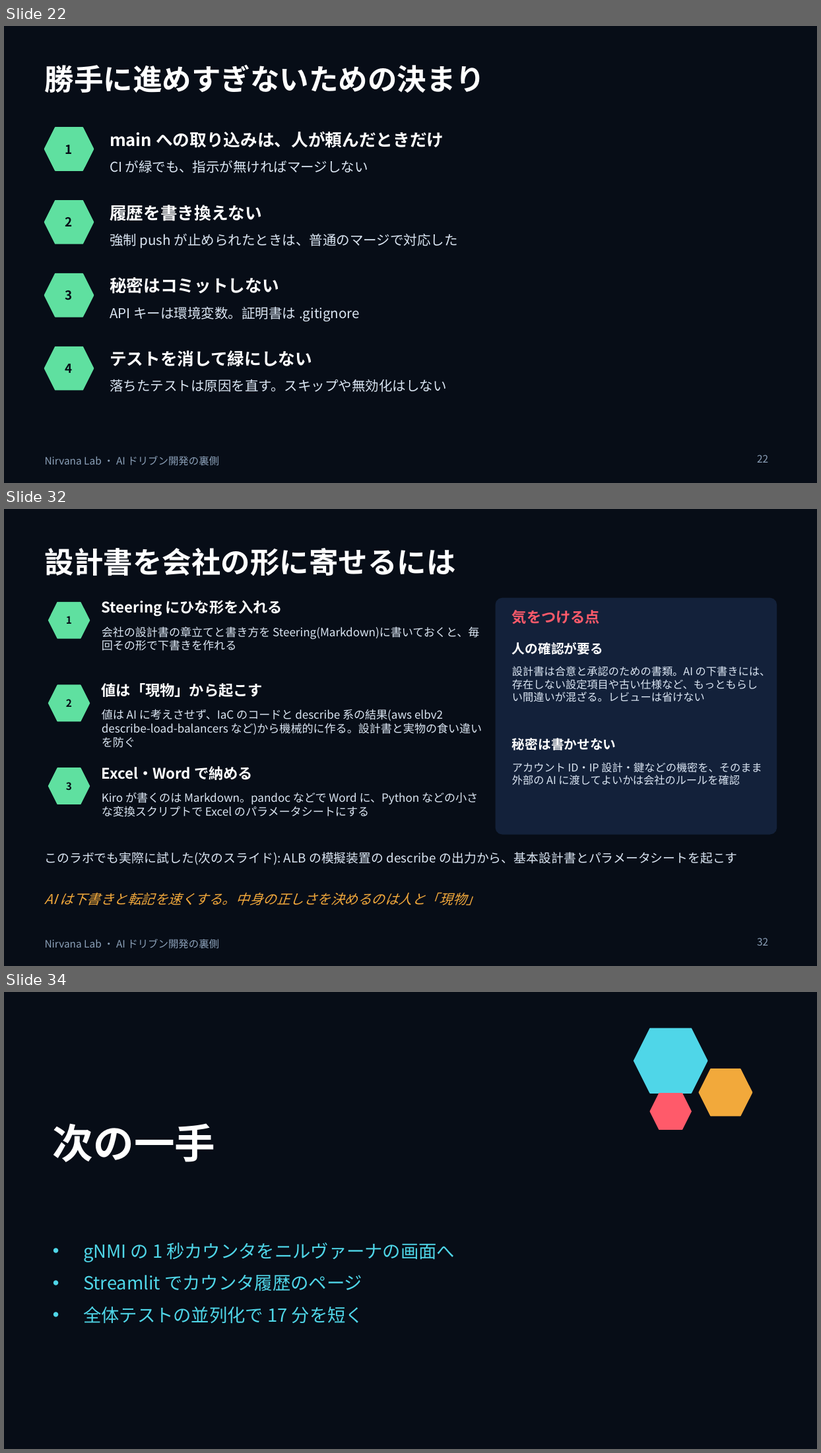
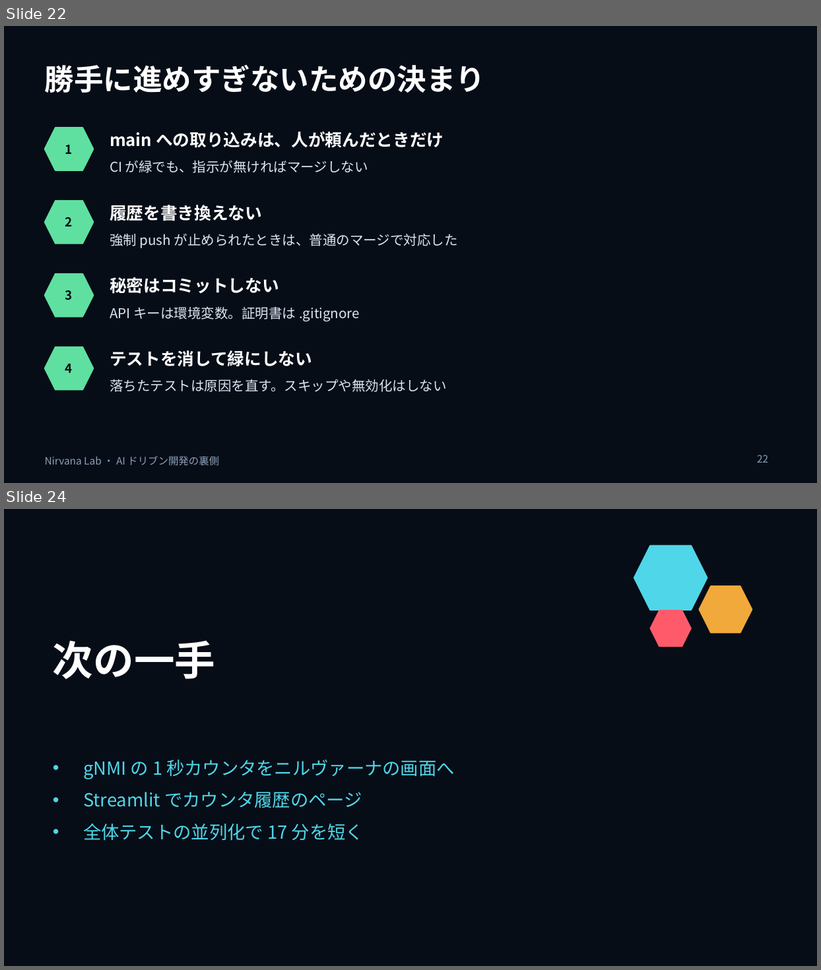
Before and after one commit to w-index-m/nirvana-lab, a slide deck: docs/ai-driven-dev-behind-the-scenes.pptx. Shown one above the other, each under a label of ours: slides 22, 32 and 34 before the commit, slides 22 and 24 after it; the slides between them are not shown. The pictures are 821x1453 and 821x970 pixels, drawn with LibreOffice and Linux fonts; fonts in the diff are those of the drawing. Boxes give left, top, right and bottom in pixels: in the first picture for what was removed or moved away, otherwise in the second. Text is boxed around its words. In the diff, an @@ line names an element or a change of style, - is before the commit and + after.

```diff
--- a/docs/ai-driven-dev-behind-the-scenes.pptx
+++ b/docs/ai-driven-dev-behind-the-scenes.pptx
@@ slide 32 removed at (4, 509, 817, 966), background #070D17; not listed: 1 template element that a slide beside it also shows @@
@@ title removed at (45, 548, 456, 576) @@
-設計書を会社の形に寄せるには
@@ hexagon removed at (49, 603, 89, 638) @@
@@ text removed at (102, 600, 283, 617) @@
-Steering にひな形を入れる
@@ rounded rectangle removed at (496, 599, 776, 834) @@
@@ text removed at (66, 616, 72, 624) @@
-1
@@ text removed at (102, 626, 479, 651) @@
-会社の設計書の章立てと書き方を Steering(Markdown)に書いておくと、毎回その形で下書きを作れる
@@ text removed at (512, 610, 600, 624) @@
-気をつける点
@@ text removed at (512, 642, 603, 655) @@
-人の確認が要る
@@ text removed at (512, 666, 771, 702) @@
-設計書は合意と承認のための書類。AI の下書きには、存在しない設定項目や古い仕様など、もっともらしい間違いが混ざる。レビューは省けない
@@ hexagon removed at (49, 685, 89, 722) @@
@@ text removed at (102, 683, 263, 697) @@
-値は「現物」から起こす
@@ text removed at (66, 699, 72, 707) @@
-2
@@ text removed at (102, 709, 482, 748) @@
-値は AI に考えさせず、IaC のコードと describe 系の結果(aws elbv2 describe-load-balancers など)から機械的に作る。設計書と実物の食い違いを防ぐ
@@ text removed at (512, 738, 616, 751) @@
-秘密は書かせない
@@ text removed at (512, 762, 762, 786) @@
-アカウント ID・IP 設計・鍵などの機密を、そのまま外部の AI に渡してよいかは会社のルールを確認
@@ hexagon removed at (49, 768, 89, 804) @@
@@ text removed at (66, 782, 72, 790) @@
-3
@@ text removed at (102, 766, 253, 780) @@
-Excel・Word で納める
@@ text removed at (102, 792, 478, 817) @@
-Kiro が書くのは Markdown。pandoc などで Word に、Python などの小さな変換スクリプトで Excel のパラメータシートにする
@@ text removed at (45, 852, 737, 865) @@
-このラボでも実際に試した(次のスライド): ALB の模擬装置の describe の出力から、基本設計書とパラメータシートを起こす
@@ text removed at (45, 892, 480, 906) @@
-AI は下書きと転記を速くする。中身の正しさを決めるのは人と「現物」
@@ page number removed at (757, 938, 768, 946) @@
-32
@@ what was slide 34 is now slide 24 @@
```
Also in this commit, not shown: 1 slide changed, 9 other slides removed, 6 other files.
